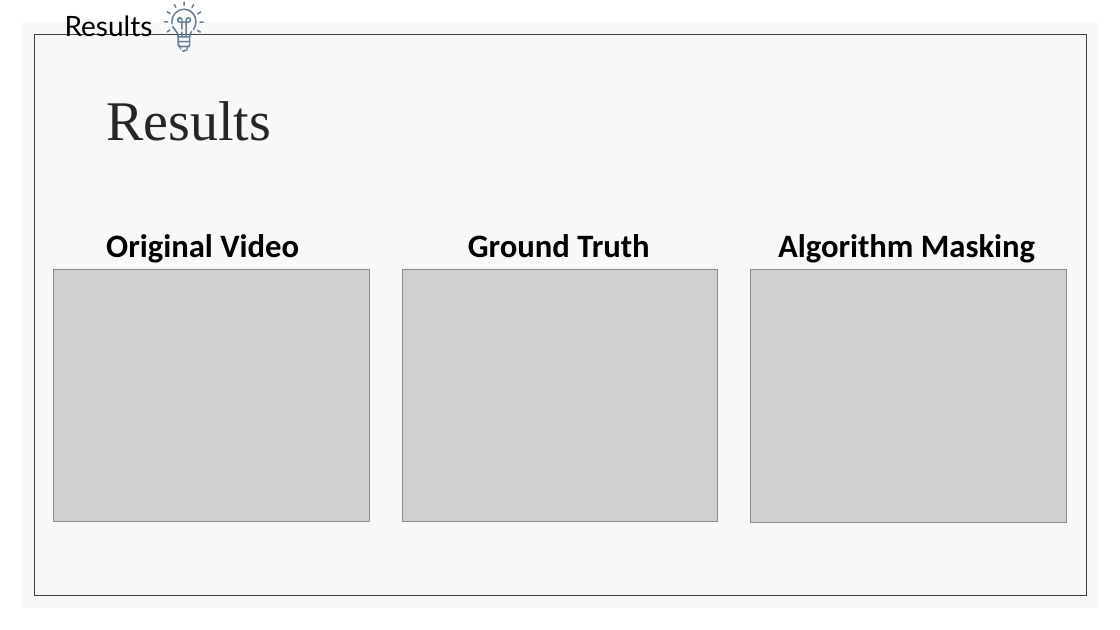
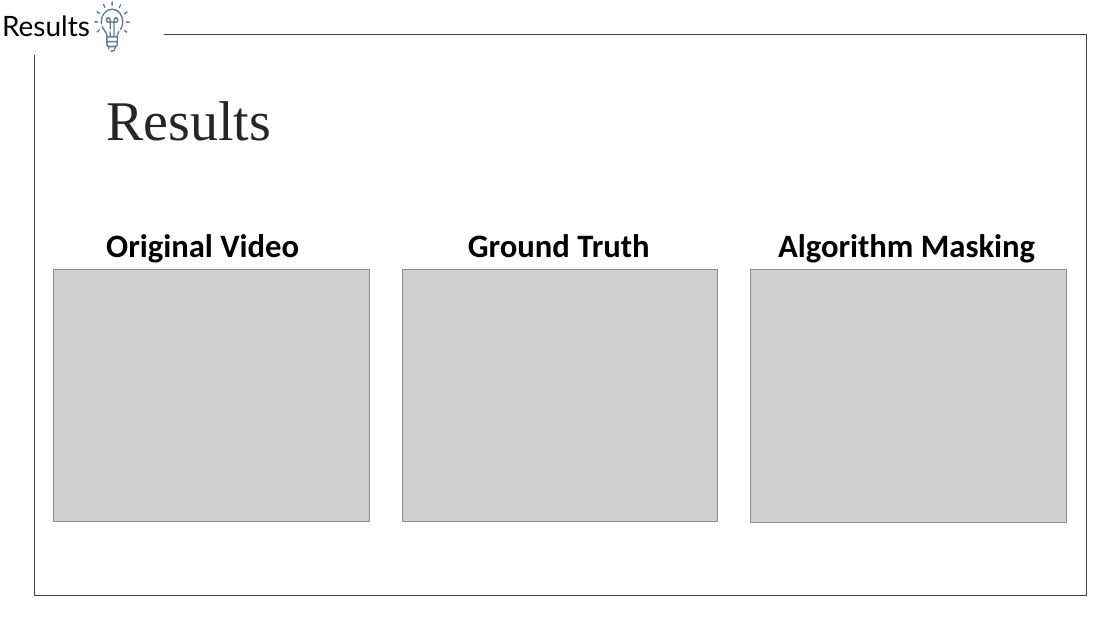
Before and after one commit to liordvir/AOTV, a slide deck: slide 11 of updated_presentation.pptx. Drawn at 1120x630 pixels with LibreOffice and Linux fonts; fonts in the diff are those of the drawing; grey boxes stand for pictures. Boxes give left, top, right and bottom in pixels: in the first picture for what was removed or moved away, otherwise in the second. Text is boxed around its words. In the diff, an @@ line names an element or a change of style, - is before the commit and + after.

```diff
--- a/updated_presentation.pptx
+++ b/updated_presentation.pptx
@@ text "Results": place and size @@
-text "Results" at <box>65,15,153,37</box>
+text "Results" at <box>2,15,90,37</box>
@@ rectangle added at <box>0,2,164,55</box>, fill #FFFFFF, outline #FFFFFF 1 pt @@
@@ rectangle removed at <box>22,22,1099,608</box> @@
@@ 7 freeform shapes: place and size @@
-7 freeform shapes at <box>164,1,197,52</box>
+7 freeform shapes at <box>94,1,124,52</box>
@@ 4 freeform shapes: place and size @@
-4 freeform shapes at <box>191,4,204,33</box>
+4 freeform shapes at <box>118,4,130,33</box>
```
Also in this commit, not shown: 11 other slides changed, 1 slide added, 1 slide removed, 1 other file.
